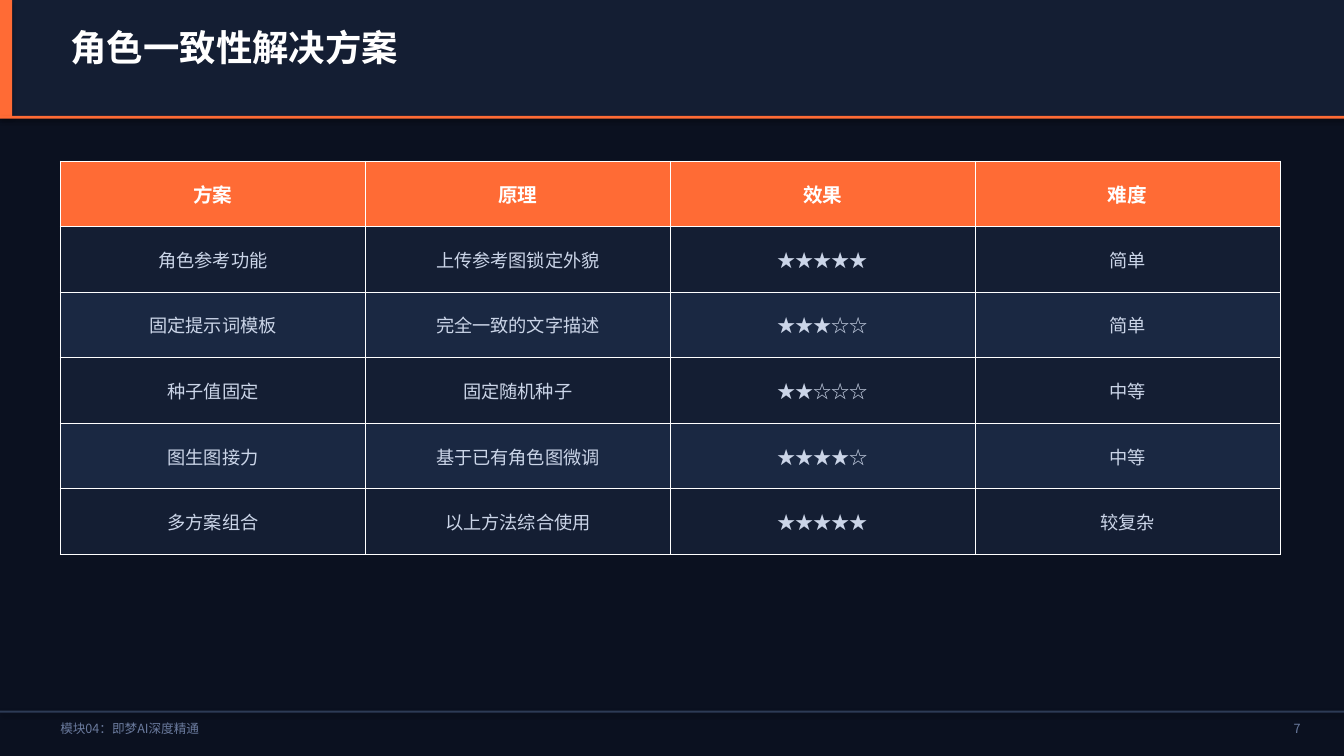
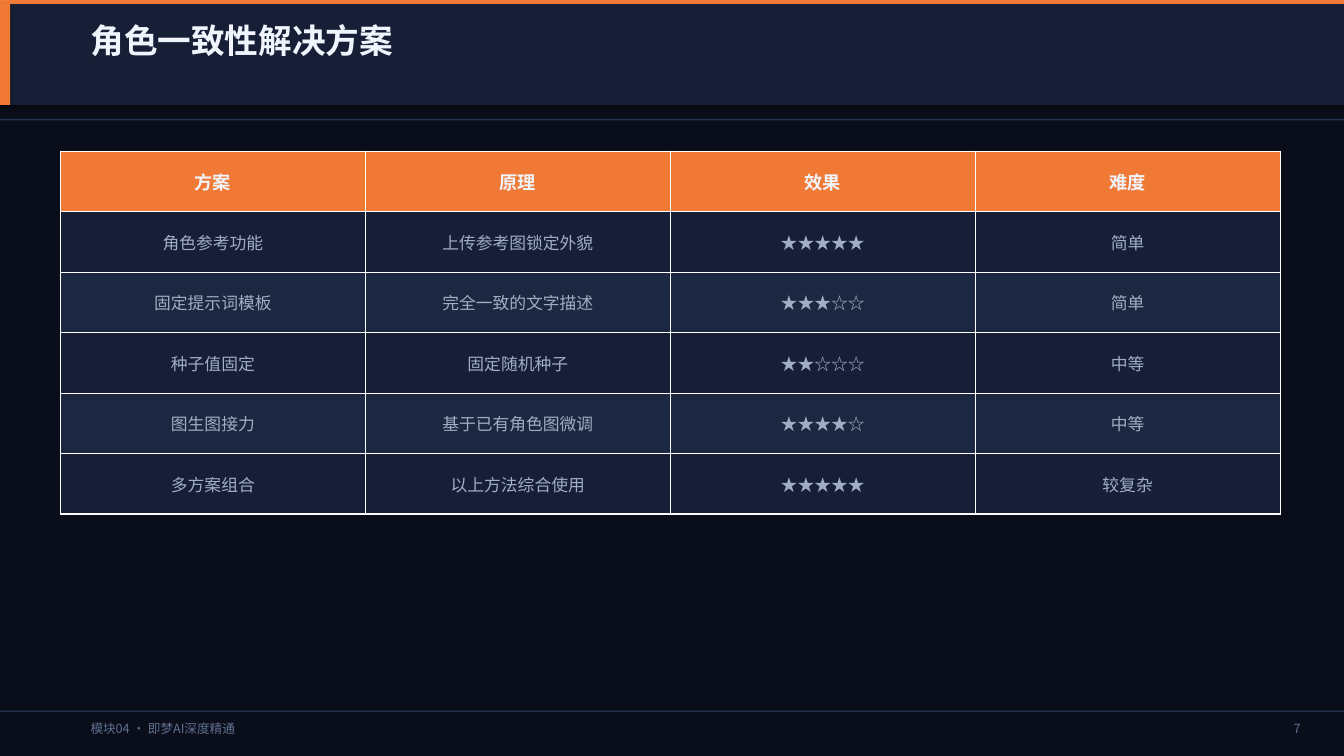
Before and after one commit to lichangjiang932-ship-it/ai-video-class, a slide deck: slide 8 of AI漫剧制作课程/PPT课件/模块04-即梦AI深度精通.pptx. Drawn at 1344x756 pixels with LibreOffice and Linux fonts; fonts in the diff are those of the drawing. Boxes give left, top, right and bottom in pixels: in the first picture for what was removed or moved away, otherwise in the second. Text is boxed around its words. In the diff, an @@ line names an element or a change of style, - is before the commit and + after.

```diff
--- a/AI漫剧制作课程/PPT课件/模块04-即梦AI深度精通.pptx
+++ b/AI漫剧制作课程/PPT课件/模块04-即梦AI深度精通.pptx
@@ background #0B1120 to #0A0E1A @@
@@ rectangle: place and size @@
-rectangle at bbox=[0, 0, 1344, 116]
+rectangle at bbox=[0, 0, 1344, 4]
@@ rectangle at bbox=[0, 0, 1344, 4]: fill #141E33 to #F07A35 @@
@@ rectangle: place and size @@
-rectangle at bbox=[0, 0, 12, 116]
+rectangle at bbox=[0, 4, 10, 105]
@@ rectangle at bbox=[0, 4, 10, 105]: fill #FF6B35 to #F07A35 @@
@@ rectangle added at bbox=[0, 4, 1344, 105], fill #161F35 @@
@@ text "角色一致性解决方案": place and size @@
-text "角色一致性解决方案" at bbox=[70, 29, 398, 65]
+text "角色一致性解决方案" at bbox=[91, 24, 393, 56]
@@ text "角色一致性解决方案" at bbox=[91, 24, 393, 56]: size 26 to 24 pt, text colour #FFFFFF to #F0F4FC @@
@@ rectangle at bbox=[0, 119, 1344, 120]: fill #FF6B35 to #253350 @@
@@ table at bbox=[60, 151, 1278, 514] @@
@@ fill #FF6B35 to #F07A35 in row 1 @@
@@ fill #141E33 to #161F35 in 12 cells @@
@@ fill #1A2842 to #1C2842 in 8 cells @@
@@ size 14 to 13 pt, text colour #FFFFFF to #F0F4FC in "方案", "原理", "效果", "难度" @@
@@ size 13 to 12 pt, text colour #CBD5E8 to #A0AEC4 @@
@@ table: place and size @@
-table at bbox=[60, 161, 1278, 555]
+table at bbox=[60, 151, 1278, 514]
@@ text at bbox=[91, 722, 235, 734]: text changed; text colour #6B7B9E to #607090 @@
-模块04：即梦AI深度精通
+模块04 · 即梦AI深度精通
```
Also in this commit, not shown: 12 other slides changed, 19 other files.
